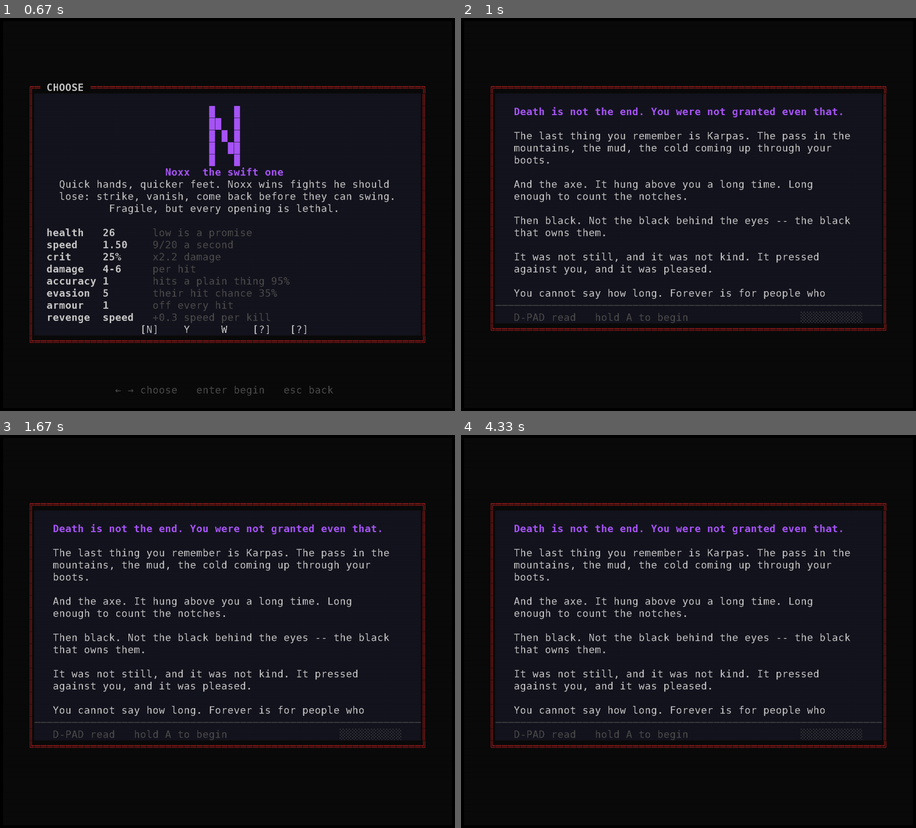
Above: before the commit, frames 1-4 (two rows, left to right).
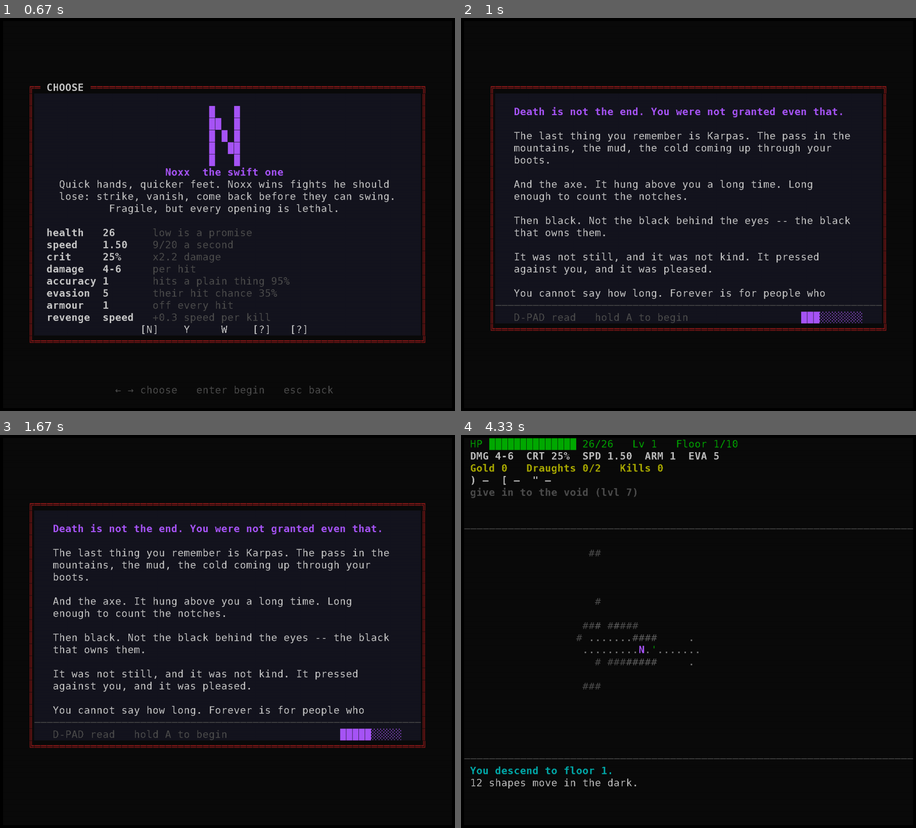
Above: after the commit, the same moments.

Repository: darknoxx/NeverdeadsRevengeMobile
Game: pygame game, started from src/neverdeads_revenge/__main__.py
The game is run twice, just before and just after one commit, with the same random seed, the same clock (stepped at 60 frames per second) and the same inputs.
Inputs:
- Up to frame 1 (0.67 s): tap Enter at 0.33 s
- Up to frame 2 (1 s): hold Enter from 0.67 s (still down); hold Right from 0.67 s (still down)
- Up to frame 3 (1.67 s): release Enter at 1.13 s; release Right at 1.13 s
- Up to frame 4 (4.33 s): tap Enter at 1.92 s; hold Right 2.25-2.72 s; hold Right from 4.28 s (still down)

Frame 1 is identical in both runs. In frame 2, 0.2% of the frame differs, in the area x 74-89%, y 74-78%; in frame 3, 0.3%; in frame 4, 8.9%, in the area x 0-100%, y 0-90%.

Commit message:
the app makes the repeat stream a handheld never sends
'hold A to begin' filled nothing and the premise never ended. The reason is a
handheld's whole nature: a keyboard repeats a held key on its own and a pad
does not -- SDL reports a button going down, coming up, and nothing in between
-- while the holds (the prologue, the death tally, erasing the profile) are
built on a *stream*: the fill is the time since the first press and the screen
closes on the press that crosses it. On the desktop the operating system
supplied that stream; here it has to be made.

poll_holds does exactly that, and it is the same shape as the stick's polling
for the same reason: a held button has a state, and the game wants a stream.
While A (or return) is down it feeds the top screen repeats at 20 a second, so
the bar fills, the fill completes, and the release voids it as it should.
Verified both ways: a tap leaves the prologue standing, a held A ends it and
starts the run.

Also hardened: key_down's repeat and text are keyword-only now. The call
key_down('n', 'n') -- which is how the desktop's test helper reads, and how I
read it while debugging -- was passing the text as the repeat flag, and the
title quietly ignored the key as a held one. That was my script's mistake, not
the app's, but the signature invited it.

Diff:
--- a/src/neverdeads_revenge/mobile/app.py
+++ b/src/neverdeads_revenge/mobile/app.py
@@ -135,6 +135,11 @@
             stick.init()
         self._held_dir: str | None = None
         self._last_repeat = 0.0
+        #: Buttons currently down. SDL reports a press and a release and no
+        #: repeat between them -- which the holds in the game need (see
+        #: :meth:`poll_holds`).
+        self._buttons_down: set[int] = set()
+        self._last_hold_repeat = 0.0
 
     # -- the stack -----------------------------------------------------------
     def push(self, screen) -> None:
@@ -367,8 +372,14 @@
         if self.screens and self.screens[-1].key(name, event, self):
             self._dirty = True
 
-    def key_down(self, name: str, repeat: bool = False, text: str = "") -> None:
-        """Feed one press to the top screen, the way the other builds do."""
+    def key_down(self, name: str, *, repeat: bool = False, text: str = "") -> None:
+        """Feed one press to the top screen, the way the other builds do.
+
+        ``repeat`` and ``text`` are keyword-only on purpose: a call like
+        ``key_down("n", "n")`` -- which is how the desktop's test helper reads
+        -- would otherwise pass the text as the *repeat* flag, and the screen
+        would quietly ignore the key as a held one.
+        """
         self._route(name, KeyEvent(name, repeat, text))
 
     def key_up(self, name: str) -> None:
@@ -395,10 +406,12 @@
             if name is not None and name not in POLLED_DIRECTIONS:
                 self.key_up(name)
         elif event.type == pygame.JOYBUTTONDOWN:
+            self._buttons_down.add(event.button)
             name = button_name(event.button)
             if name is not None:
                 self.key_down(name)
         elif event.type == pygame.JOYBUTTONUP:
+            self._buttons_down.discard(event.button)
             name = button_name(event.button)
             if name is not None:
                 self.key_up(name)
@@ -431,6 +444,45 @@
                 return name
         return None
 
+    def _hold_key_down(self, key: str) -> bool:
+        """Whether the key a hold is waiting for is *still held*.
+
+        Two sources, because the handheld has two: the pad's A (button zero,
+        tracked from its down and up events) and, on a desktop, the return key.
+        """
+        if key in ("enter", "return"):
+            if 0 in self._buttons_down:
+                return True
+            pressed = pygame.key.get_pressed()
+            return bool(pressed[pygame.K_RETURN] or pressed[pygame.K_KP_ENTER])
+        return False
+
+    def poll_holds(self, now: float) -> None:
+        """Feed the holds the repeat stream a handheld never sends.
+
+        The prologue, the death tally and erasing the profile all advance on a
+        *stream* of presses: the fill is the time since the first one and the
+        screen closes on the press that crosses it. A keyboard repeats on its
+        own and a pad does not -- SDL reports a button going down and coming
+        up and nothing in between -- so on a handheld the stream has to be made
+        here, or "hold A to begin" fills nothing and the premise never ends.
+
+        It is the same shape as the stick's polling, and for the same reason: a
+        held button has a *state*, and the game wants a stream.
+        """
+        if not self.screens:
+            return
+        hold = getattr(self.screens[-1], "hold", None)
+        if hold is None or not hold.keys:
+            return
+        key = hold.keys[0]
+        if not self._hold_key_down(key):
+            return
+        if now - self._last_hold_repeat < 0.05:
+            return
+        self._last_hold_repeat = now
+        self.key_down(key, repeat=True)
+
     def poll_held(self, now: float) -> None:
         """A pushed direction walks, at the hero's own pace.
 
@@ -485,6 +537,7 @@
                 if not self.handle(event):
                     running = False
             self.poll_held(now)
+            self.poll_holds(now)
             self.tick(dt)
             if self._dirty:
                 self.redraw()
